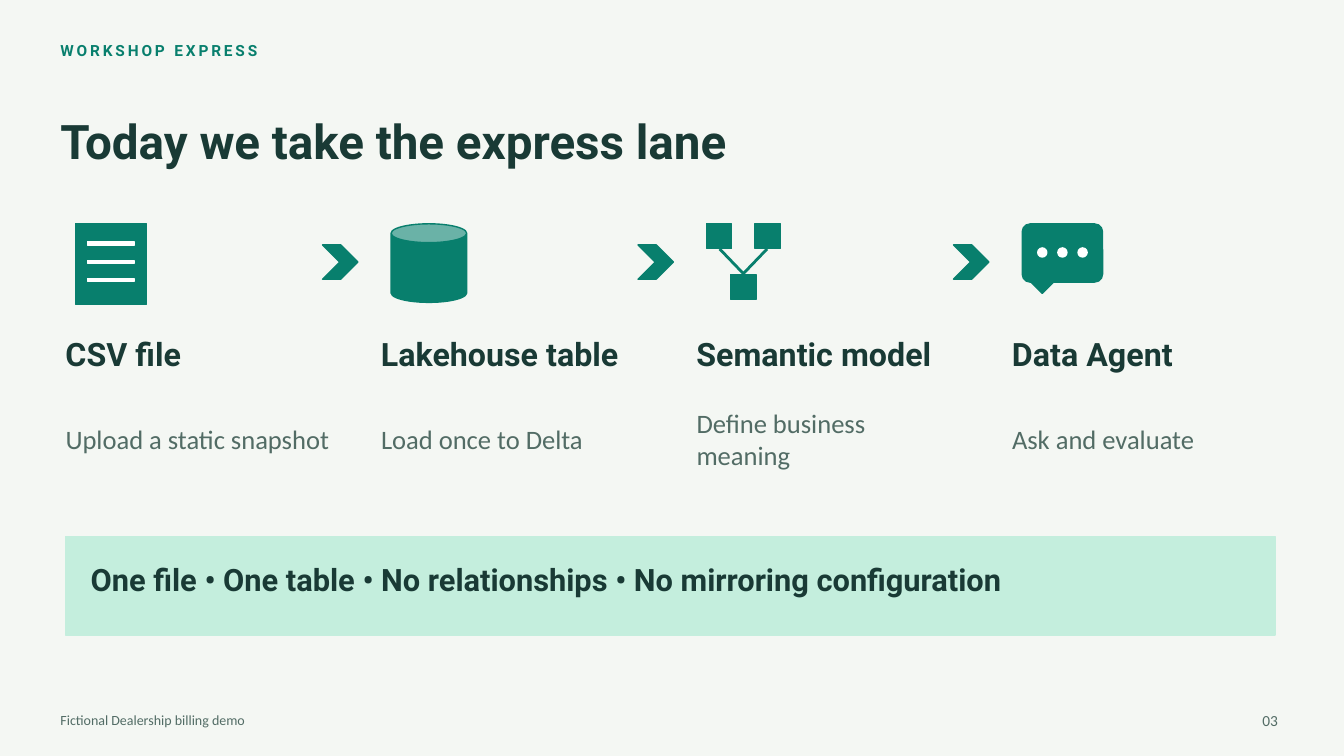
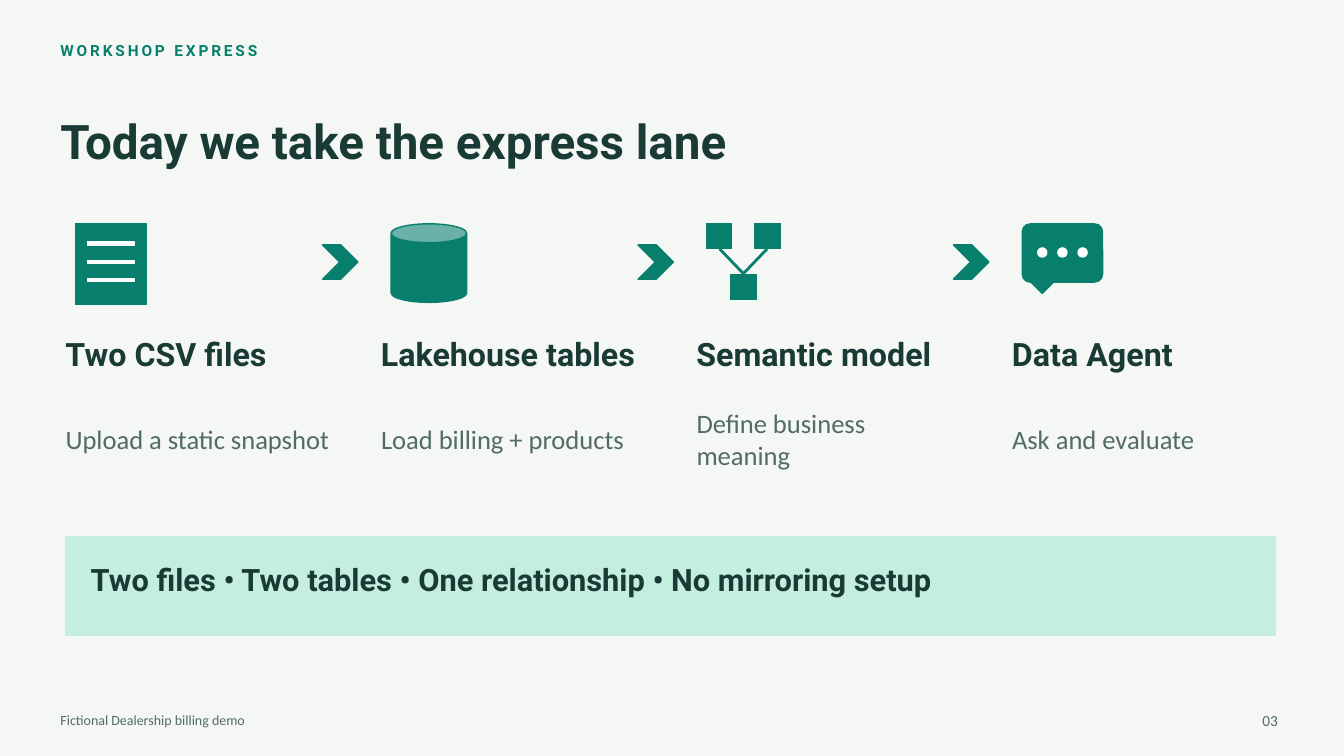
Before and after one commit to krepko7/FabricDataAgents1, a slide deck: slide 3 of workshop-express/Workshop-Express.pptx. Drawn at 1344x756 pixels with LibreOffice and Linux fonts; fonts in the diff are those of the drawing. Boxes give left, top, right and bottom in pixels: in the first picture for what was removed or moved away, otherwise in the second. Text is boxed around its words. In the diff, an @@ line names an element or a change of style, - is before the commit and + after.

```diff
--- a/workshop-express/Workshop-Express.pptx
+++ b/workshop-express/Workshop-Express.pptx
@@ text at box(65, 341, 266, 367): text changed @@
-CSV file
+Two CSV files
@@ text at box(381, 342, 635, 367): text changed @@
-Lakehouse table
+Lakehouse tables
@@ text at box(381, 430, 624, 454): text changed @@
-Load once to Delta
+Load billing + products
@@ text at box(91, 567, 931, 598): text changed @@
-One file • One table • No relationships • No mirroring configuration
+Two files • Two tables • One relationship • No mirroring setup
```
Also in this commit, not shown: 7 other slides changed, 1 slide added, 1 slide removed, 7 other files.
